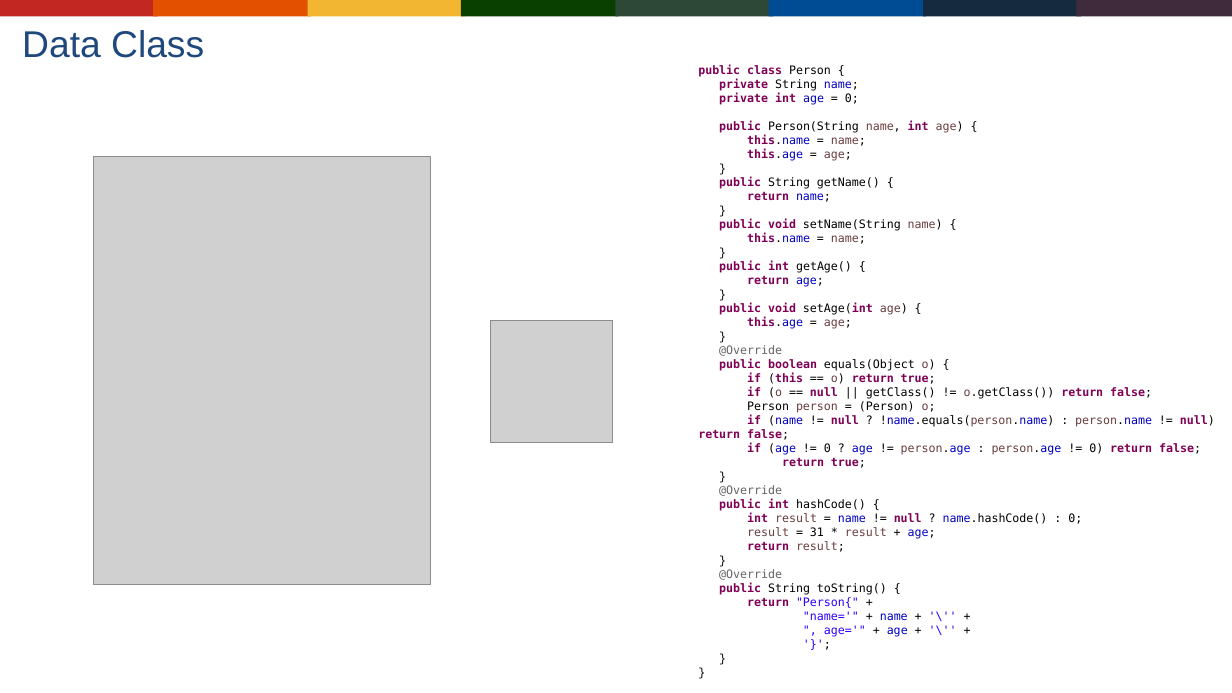
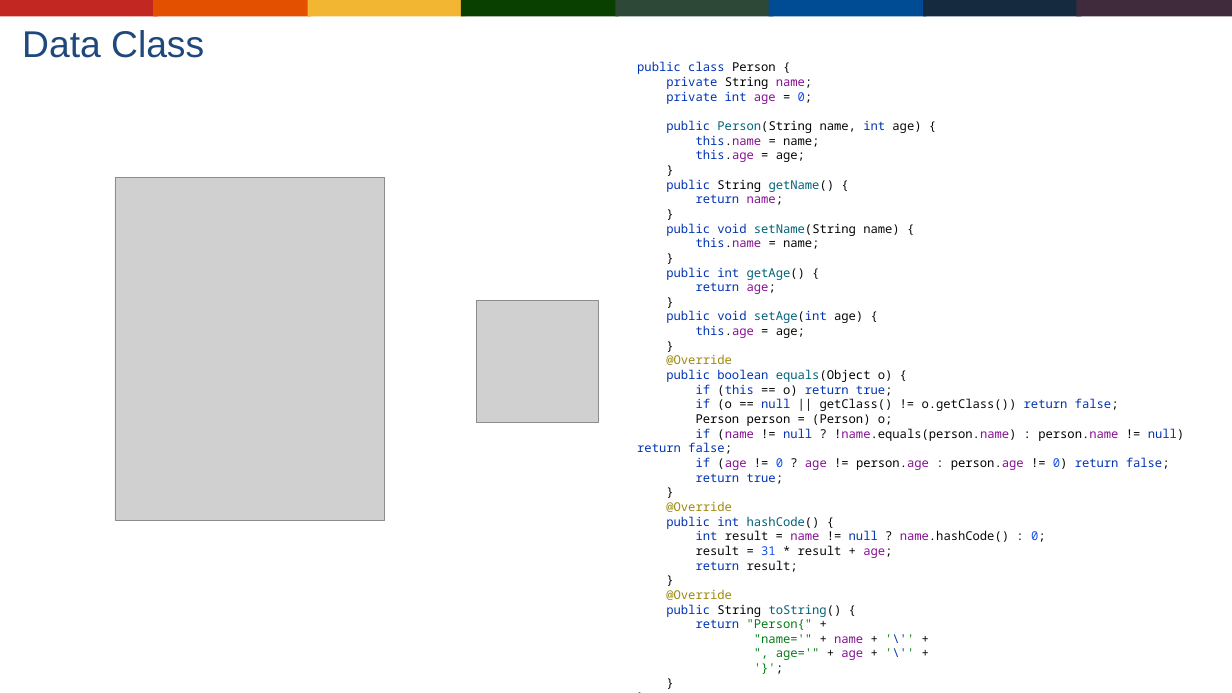
Before and after one commit to Gabrielgps25/meetup-kotlin-java-differences-features, a slide deck: slide 13 of buscando-interoperabilidade-entre-java-jvm-kotlin.odp. Drawn at 1232x693 pixels with LibreOffice and Linux fonts; fonts in the diff are those of the drawing; grey boxes stand for pictures; background and template pictures are left out. Boxes give left, top, right and bottom in pixels: in the first picture for what was removed or moved away, otherwise in the second. Text is boxed around its words. In the diff, an @@ line names an element or a change of style, - is before the commit and + after.

```diff
--- a/buscando-interoperabilidade-entre-java-jvm-kotlin.odp
+++ b/buscando-interoperabilidade-entre-java-jvm-kotlin.odp
@@ text at (637,61,1184,660): text changed; size 10 to 10.5 pt; font DejaVu Sans Mono to Noto Sans Mono; text colour #000000 to #0033B3 @@
-public class Person {
-private String name;
-private int age = 0;
-public Person(String name, int age) {
-this.name = name;
-this.age = age;
-}
-public String getName() {
-return name;
-}
-public void setName(String name) {
-this.name = name;
-}
-public int getAge() {
-return age;
-}
-public void setAge(int age) {
-this.age = age;
-}
-@Override
-public boolean equals(Object o) {
-if (this == o) return true;
-if (o == null || getClass() != o.getClass()) return false;
-Person person = (Person) o;
-if (name != null ? !name.equals(person.name) : person.name != null) return false;
-if (age != 0 ? age != person.age : person.age != 0) return false;
-return true;
-}
-@Override
-public int hashCode() {
-int result = name != null ? name.hashCode() : 0;
-result = 31 * result + age;
-return result;
-}
-@Override
-public String toString() {
-return "Person{" +
-"name='" + name + '\'' +
-", age='" + age + '\'' +
-'}';
-}
-}
+public class Person {
+private String name;
+private int age = 0;
+public Person(String name, int age) {
+this.name = name;
+this.age = age;
+}
+public String getName() {
+return name;
+}
+public void setName(String name) {
+this.name = name;
+}
+public int getAge() {
+return age;
+}
+public void setAge(int age) {
+this.age = age;
+}
+@Override
+public boolean equals(Object o) {
+if (this == o) return true;
+if (o == null || getClass() != o.getClass()) return false;
+Person person = (Person) o;
+if (name != null ? !name.equals(person.name) : person.name != null) return false;
+if (age != 0 ? age != person.age : person.age != 0) return false;
+return true;
+}
+@Override
+public int hashCode() {
+int result = name != null ? name.hashCode() : 0;
+result = 31 * result + age;
+return result;
+}
+@Override
+public String toString() {
+return "Person{" +
+"name='" + name + '\'' +
+", age='" + age + '\'' +
+'}';
+}
+}
@@ picture: place and size @@
-picture at (93,157,430,585)
+picture at (115,177,385,520)
@@ picture: place and size @@
-picture at (490,321,613,443)
+picture at (476,300,598,422)
```
Also in this commit, not shown: 9 other slides changed, 1 other file.
